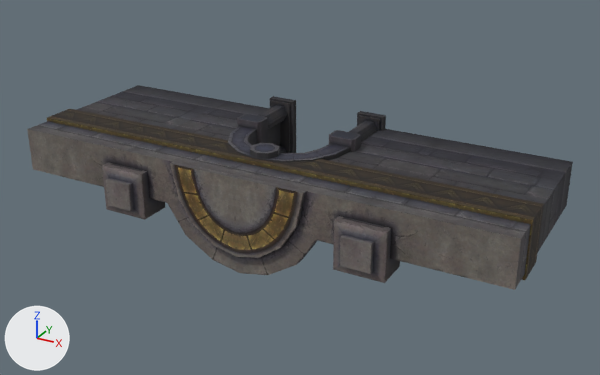
Two versions of the OBJ model sceneobjs/shenjie_fuben_02/shenjie_fuben_02_qiang05.obj, one commit apart.
The view is the same before and after, from a 50 mm lens placed at (762.0, -1507.0, 664.0), pointed at (31.0, -178.0, 0.0). Lighting does not change. The marker at lower left points along +X, +Y and +Z. Where no turn or scale is listed for an object, it has been applied to the vertices. Vertices at the same position are counted once.

The first picture shows 'shenjie_fuben_02_qiang05'.
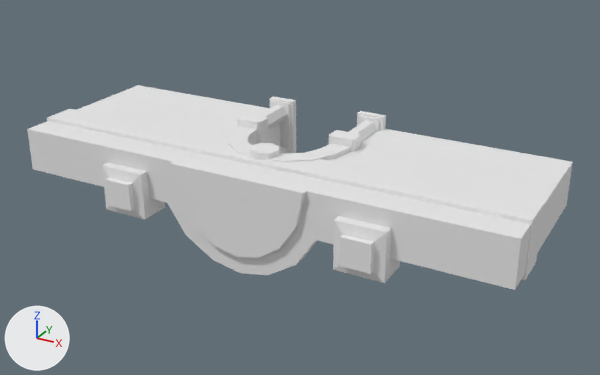
The change in detail:
Material 'material_6' (mat_material_6_1) is new.
Its base color is (0.8, 0.8, 0.8) (white #e7e7e7).
Its roughness is 1.0.
Material 'material_5' (mat_material_5_1) is new.
Its base color is (0.8, 0.8, 0.8) (white #e7e7e7).
Its roughness is 1.0.
Material 'material_2' (mat_material_2_1) is new.
Its base color is (0.8, 0.8, 0.8) (white #e7e7e7).
Its roughness is 1.0.
Material 'material_4' (mat_material_4_1) is new.
Its base color is (0.8, 0.8, 0.8) (white #e7e7e7).
Its roughness is 1.0.
Material 'material_3' (mat_material_3_1) is new.
Its base color is (0.8, 0.8, 0.8) (white #e7e7e7).
Its roughness is 1.0.
Material 'material_1' (mat_material_1_1) is new.
Its base color is (0.8, 0.8, 0.8) (white #e7e7e7).
Its roughness is 1.0.
me_shenjie_fuben_02_qiang05 has 572 vertices, 949 faces and spans x -514.0..514.0, y -391.0..2.0, z -115.0..115.0.
me_shenjie_fuben_02_qiang05 is used by ob_shenjie_fuben_02_qiang05; location (0.0, 0.0, 0.0).
me_shenjie_fuben_02_qiang05 no longer uses material mat_material_6 (picture img_shenjie_fuben_02_men_06_png).
me_shenjie_fuben_02_qiang05 part 1: all 172 faces that had it switch from mat_material_2 (picture img_shenjie_fuben_02_men_02_png) to mat_material_2_1 (white #e7e7e7).
me_shenjie_fuben_02_qiang05 part 2: all 84 faces that had it switch from mat_material_3 (picture img_shenjie_fuben_02_men_03_png) to mat_material_3_1 (white #e7e7e7).
me_shenjie_fuben_02_qiang05 part 3: all 184 faces that had it switch from mat_material_4 (picture img_shenjie_fuben_02_men_04_png) to mat_material_4_1 (white #e7e7e7).
me_shenjie_fuben_02_qiang05 part 4: all 100 faces that had it switch from mat_material_5 (picture img_shenjie_fuben_02_men_05_png) to mat_material_5_1 (white #e7e7e7).
me_shenjie_fuben_02_qiang05 part 5: all 353 faces that had it switch from mat_material_1 (picture img_shenjie_fuben_02_men_01_png) to mat_material_1_1 (white #e7e7e7).
me_shenjie_fuben_02_qiang05 now uses material mat_material_6_1 (white #e7e7e7).

Changed parts and their boxes (x1, y1, x2, y2) in the pictures (600 x 375 px):
part 1 of me_shenjie_fuben_02_qiang05, recoloured (grey to white): (29, 85, 573, 289) in both
part 2 of me_shenjie_fuben_02_qiang05, recoloured (black to grey): (268, 101, 360, 153) in both
part 3 of me_shenjie_fuben_02_qiang05, recoloured (black to white): (237, 105, 377, 153) in both
part 4 of me_shenjie_fuben_02_qiang05, recoloured: (102, 143, 400, 283) in both
part 5 of me_shenjie_fuben_02_qiang05, recoloured: (27, 96, 544, 290) in both
